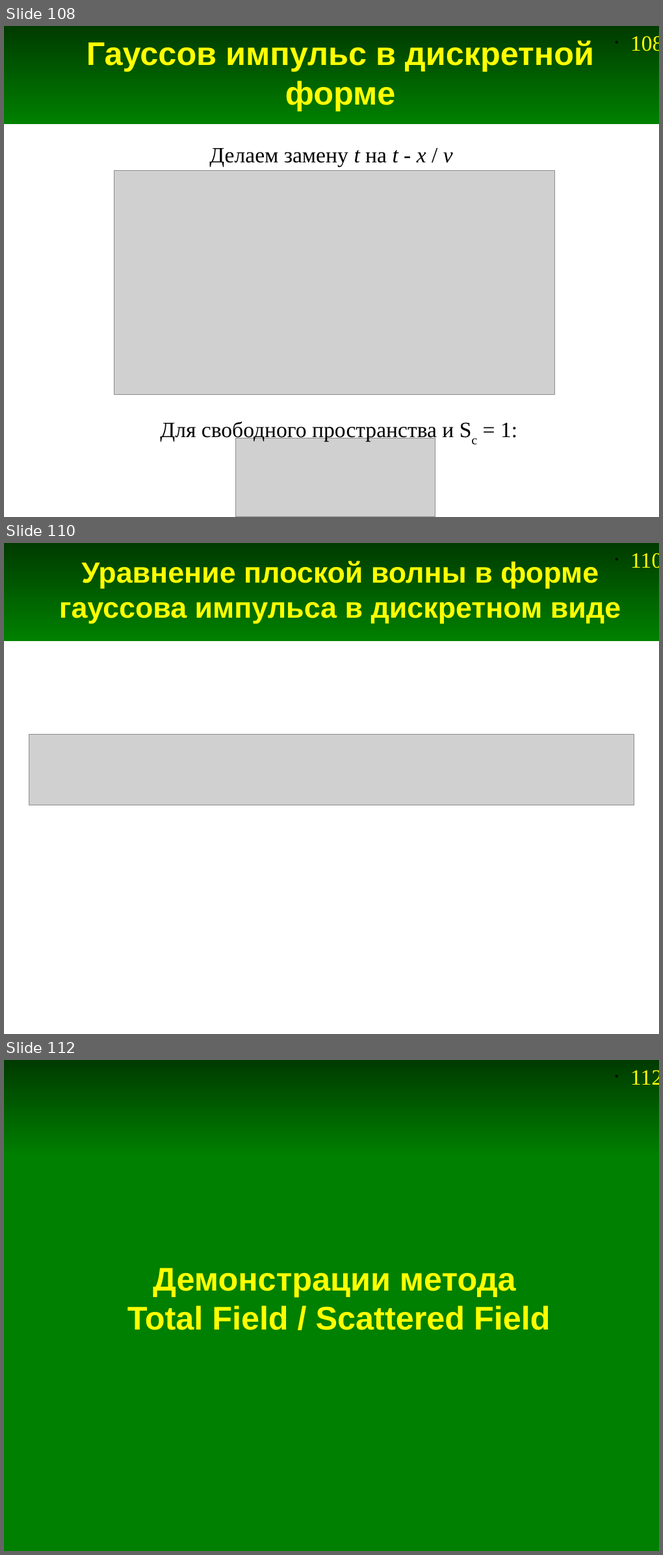
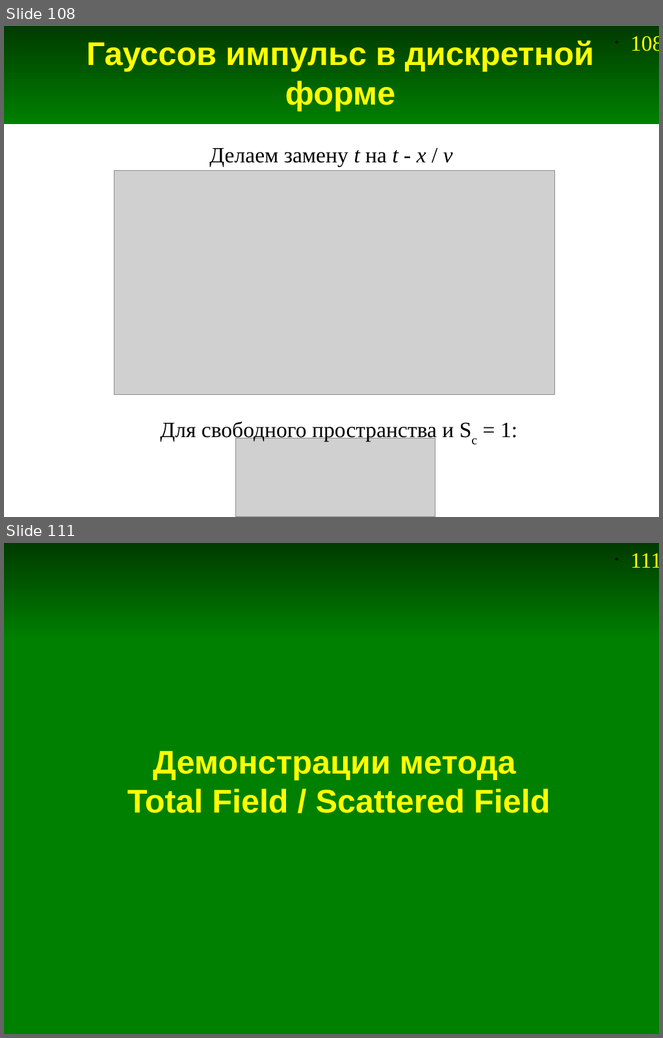
Before and after one commit to andris0147sv/modelling, a slide deck: presentations/2. FDTD.odp. Shown one above the other, each under a label of ours: slides 108, 110 and 112 before the commit, slides 108 and 111 after it; the slides between them are not shown. The pictures are 663x1555 and 663x1038 pixels, drawn with LibreOffice and Linux fonts; fonts in the diff are those of the drawing; grey boxes stand for pictures. Boxes give left, top, right and bottom in pixels: in the first picture for what was removed or moved away, otherwise in the second. Text is boxed around its words. In the diff, an @@ line names an element or a change of style, - is before the commit and + after.

```diff
--- a/presentations/2. FDTD.odp
+++ b/presentations/2. FDTD.odp
@@ slide 110 removed at bbox=[4, 543, 659, 1034], background #FFFFFF; not listed: 2 template elements that a slide beside it also shows @@
@@ title removed at bbox=[59, 561, 621, 624] @@
-Уравнение плоской волны в форме гауссова импульса в дискретном виде
@@ picture removed at bbox=[29, 734, 634, 806] @@
@@ what was slide 112 is now slide 111 @@
@@ page number at bbox=[631, 553, 659, 568]: text changed @@
-• 112
+• 111
```
Also in this commit, not shown: 21 slides changed, 2 slides added, 2 other slides removed, 9 other files.
